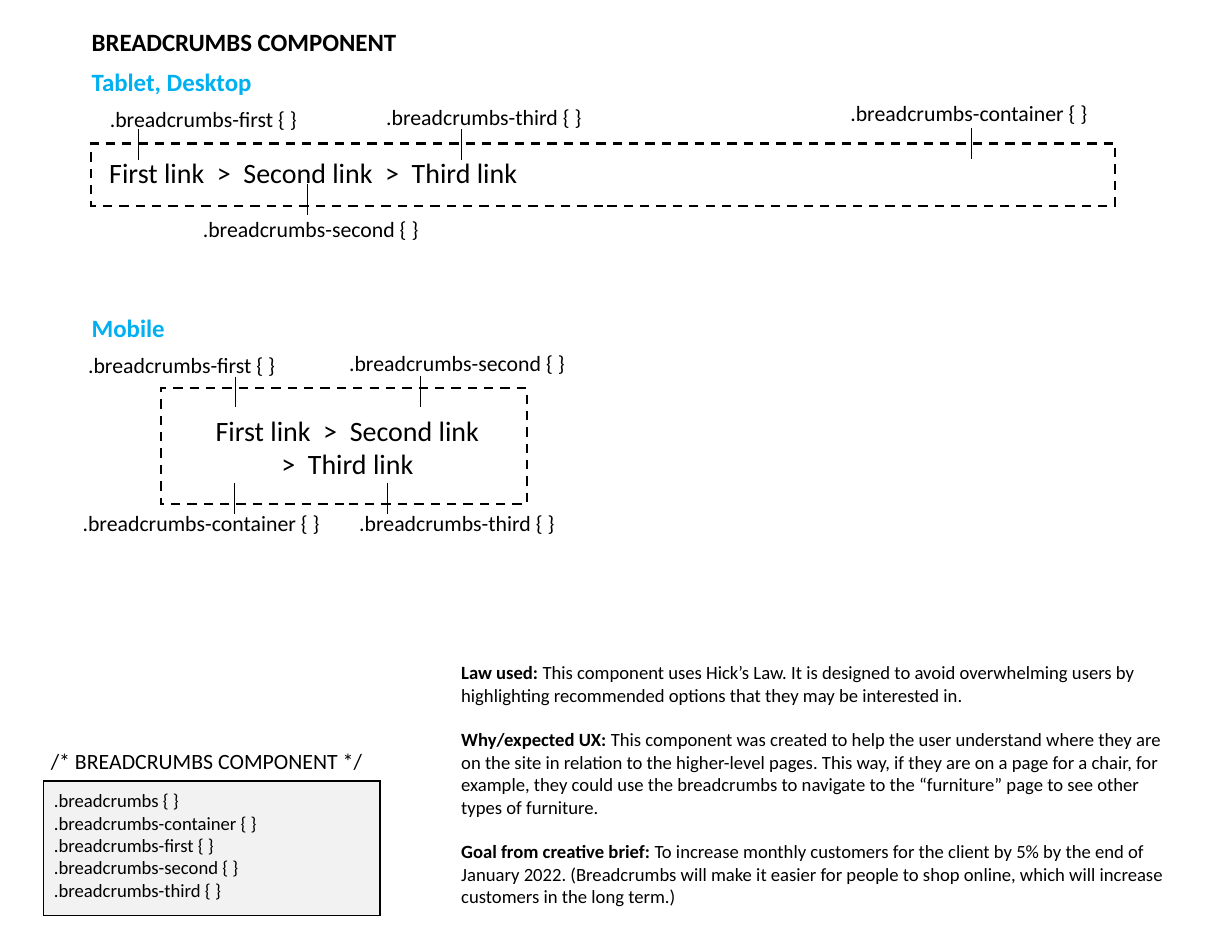
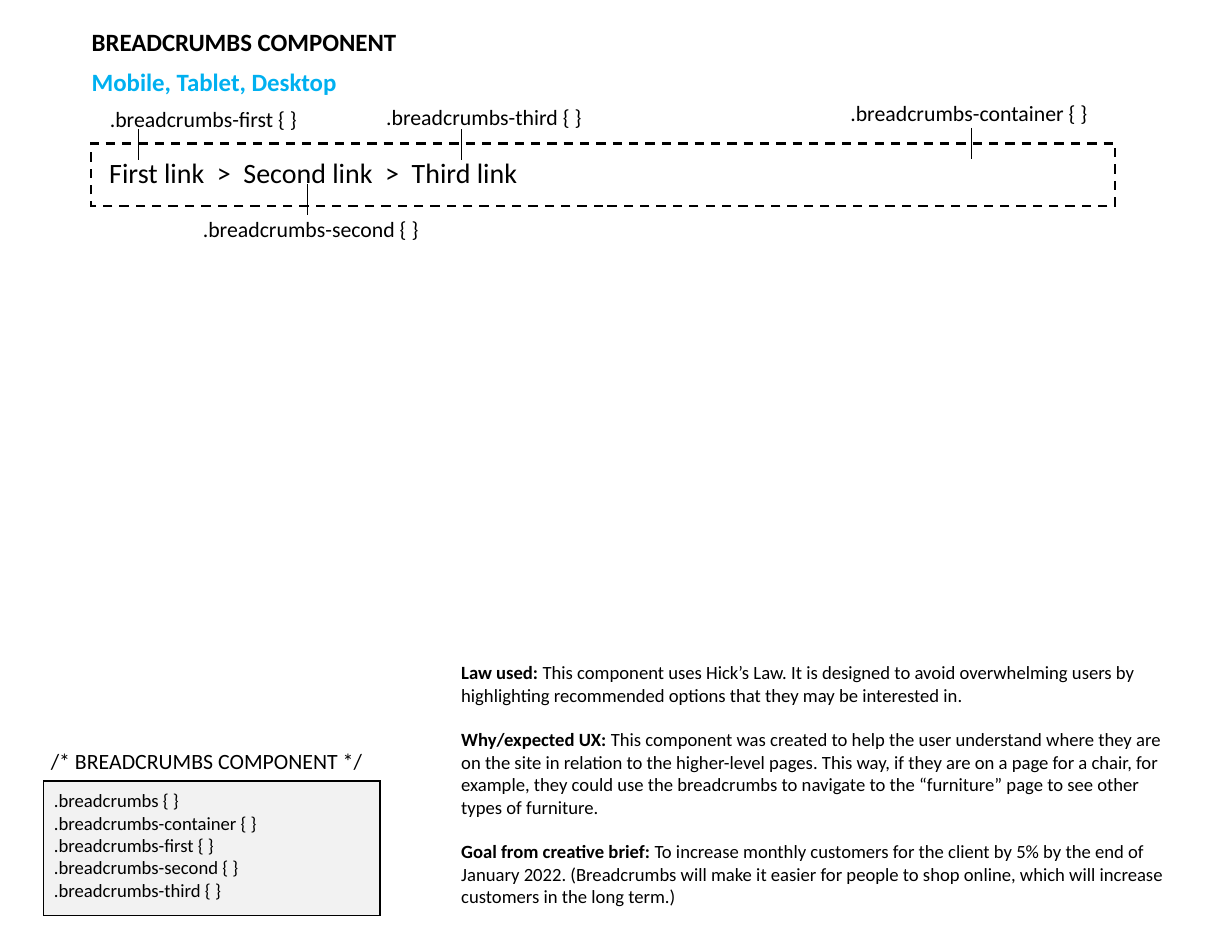
Before and after one commit to ccmcd2/c-and-w-antiques, a slide deck: slide 2 of documents/component design.pptx. Drawn at 1232x952 pixels with LibreOffice and Linux fonts; fonts in the diff are those of the drawing. Boxes give left, top, right and bottom in pixels: in the first picture for what was removed or moved away, otherwise in the second. Text is boxed around its words. In the diff, an @@ line names an element or a change of style, - is before the commit and + after.

```diff
--- a/documents/component design.pptx
+++ b/documents/component design.pptx
@@ text at [92, 73, 337, 95]: text changed @@
-Tablet, Desktop
+Mobile, Tablet, Desktop
@@ text removed at [92, 319, 165, 338] @@
-Mobile
@@ text removed at [88, 358, 251, 380] @@
-.breadcrumbs-first { }
@@ text removed at [349, 356, 541, 378] @@
-.breadcrumbs-second { }
@@ rectangle removed at [161, 389, 528, 504] @@
@@ line removed from (235, 376) to (235, 408) @@
@@ line removed from (420, 376) to (420, 407) @@
@@ text removed at [216, 421, 479, 474] @@
-First link > Second link
-> Third link
@@ line removed from (235, 483) to (235, 514) @@
@@ line removed from (386, 483) to (386, 514) @@
@@ text removed at [83, 513, 296, 531] @@
-.breadcrumbs-container { }
@@ text removed at [359, 513, 531, 531] @@
-.breadcrumbs-third { }
```
Also in this commit, not shown: 2 other slides changed, 3 other files.
